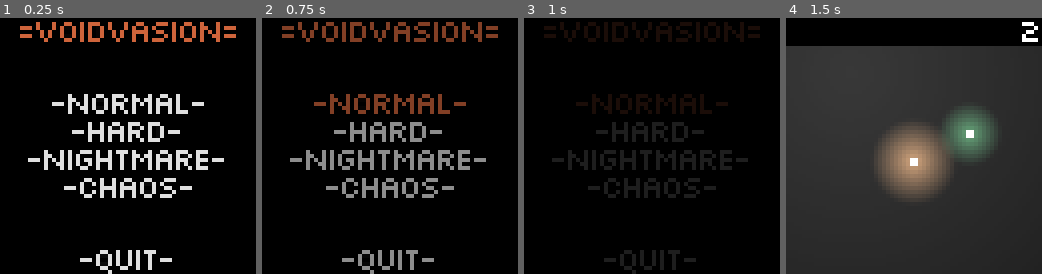
Above: before the commit, frames 1-4 (left to right).
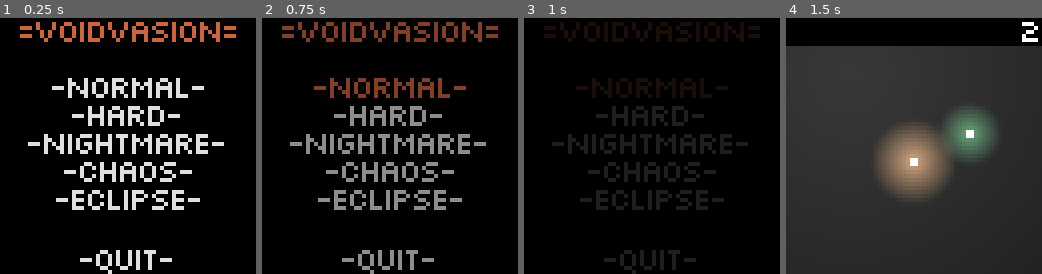
Above: after the commit, the same moments.

Repository: IceTyp/Voidvasion
Game: Godot game, scene res://src/user_interface/main_menu.tscn
The game is run twice, just before and just after one commit, with the same random seed, the same clock (stepped at 60 frames per second) and the same inputs.
Inputs (mouse positions are in pixels of both pictures, inside the frame that each line leads up to):
- Up to frame 1 (0.25 s): no input
- Up to frame 2 (0.75 s): click "-normal-" at 0.5 s
- Up to frame 3 (1 s): no input
- Up to frame 4 (1.5 s): move the mouse to (970, 133) at 1.27 s; click (970, 133) at 1.42 s

The runs differ from the first frame. In frame 1, 13% of the frame differs, in the area x 10-88%, y 23-75%; in frame 2, 13%; in frame 3, 13%; in frame 4, nothing differs.

Commit message:
add eclipse difficulty

Diff:
--- /dev/null
+++ b/godot/assets/background/distant_cores.tres
@@ -0,0 +1,13 @@
+[gd_resource type="GradientTexture2D" load_steps=2 format=3 uid="uid://7nf7hfegdmn5"]
+
+[sub_resource type="Gradient" id="Gradient_4aeoq"]
+interpolation_mode = 2
+offsets = PackedFloat32Array(0, 0.352941, 1)
+colors = PackedColorArray(1, 0.644423, 0.894516, 1, 0.396351, 9.83071e-05, 0.391089, 1, 0.0272946, 0.238144, 0.38647, 1)
+
+[resource]
+gradient = SubResource("Gradient_4aeoq")
+fill = 1
+fill_from = Vector2(0.551282, 0.474359)
+fill_to = Vector2(0.252137, 0.25641)
+repeat = 2
--- a/godot/src/autoload/global.gd
+++ b/godot/src/autoload/global.gd
@@ -13,6 +13,7 @@
 	"hard": preload("res://src/maps/difficulties/1.tscn"),
 	"nightmare": preload("res://src/maps/difficulties/double_core.tscn"),
 	"chaos": preload("res://src/maps/difficulties/points.tscn"),
+	"eclipse": preload("res://src/maps/difficulties/distant_cores.tscn"),
 }
 var orb_counter := 0
 var orbs_placed := 0
--- /dev/null
+++ b/godot/src/maps/difficulties/distant_cores.tscn
@@ -0,0 +1,22 @@
+[gd_scene load_steps=4 format=3 uid="uid://dyo1xmcmh47lf"]
+
+[ext_resource type="PackedScene" uid="uid://dhwpbwves76gi" path="res://src/maps/difficulties/default.tscn" id="1_87b3r"]
+[ext_resource type="PackedScene" uid="uid://olw5saaxm5rm" path="res://src/orbs/core.tscn" id="2_hxb13"]
+[ext_resource type="Texture2D" uid="uid://7nf7hfegdmn5" path="res://assets/background/distant_cores.tres" id="2_uegrx"]
+
+[node name="DistantCores" instance=ExtResource("1_87b3r")]
+
+[node name="Background" parent="." index="0"]
+texture = ExtResource("2_uegrx")
+
+[node name="Core" parent="Orbs" index="0"]
+position = Vector2(6, 35)
+
+[node name="Core2" parent="Orbs" index="1" instance=ExtResource("2_hxb13")]
+position = Vector2(53, 14)
+
+[node name="Core3" parent="Orbs" index="2" instance=ExtResource("2_hxb13")]
+position = Vector2(46, 50)
+
+[node name="TileMap" parent="." index="3"]
+layer_0/tile_data = PackedInt32Array(2228258, 0, 65536, 2228259, 0, 65536, 1638435, 0, 65536, 1638434, 0, 65536, 1966119, 0, 65536, 1900583, 0, 65536, 1900574, 0, 65536, 1966110, 0, 65536, 1703967, 0, 65536, 1703974, 0, 65536, 2162726, 0, 65536, 2162719, 0, 65536, 2031649, 0, 65536, 2031652, 0, 65536, 1835044, 0, 65536, 1835041, 0, 65536)
